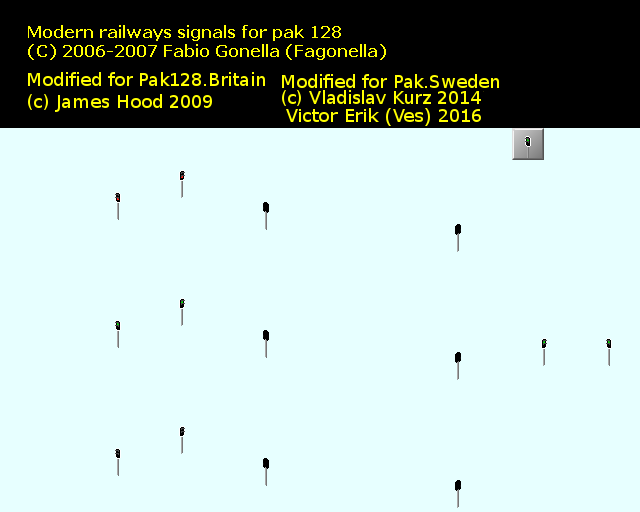
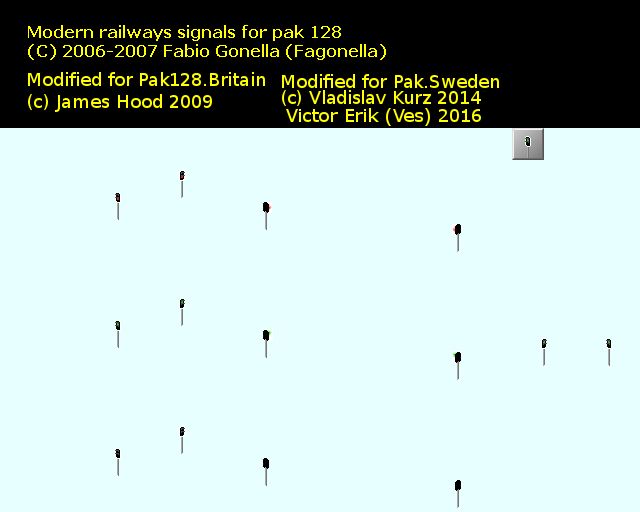
Layers edited between the first and the second 640x512 image:
added layer "Flare" above "Signal" over (x1=267, y1=204, x2=457, y2=358)
painted on "Bakgrund" over (x1=263, y1=202, x2=461, y2=363)
